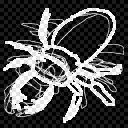
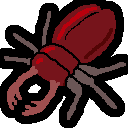
Layered file, before and after one edit (w=128, h=128). Changes by layer:
hid "Pasted Layer#2" over [0, 0, 128, 128]
added layer "New Layer#4" above "New Layer#16" over [7, 66, 60, 116]
added layer "New Layer#16" above "New Layer#5" over [72, 67, 93, 85]
added layer "New Layer#5" above "New Layer#15" over [67, 65, 99, 95]
added layer "New Layer#15" above "New Layer#14" over [65, 63, 98, 97]
added layer "New Layer#14" above "New Layer#3" over [63, 28, 113, 86]
added layer "New Layer#3" above "New Layer#13" over [32, 54, 70, 86]
added layer "New Layer#13" above "New Layer#12" over [30, 52, 72, 88]
added layer "New Layer#12" above "New Layer#2" over [44, 47, 55, 53]
added layer "New Layer#2" above "New Layer#11" over [40, 45, 80, 77]
added layer "New Layer#11" above "New Layer#10" over [38, 43, 82, 79]
added layer "New Layer#10" above "New Layer#1" over [57, 7, 97, 40]
added layer "New Layer#1" above "New Layer#7" over [52, 4, 116, 67]
added layer "New Layer#7" above "New Layer#18" over [27, 51, 41, 65]
added layer "New Layer#18" above "New Layer#9" over [4, 11, 51, 63]
added layer "New Layer#6" above "New Layer" over [67, 62, 126, 120]
hid "New Layer", opacity 100% → 25% over [3, 8, 122, 123]
hid "New Layer#8" over [4, 12, 124, 117]
hid "face#1", painted on it over [0, 0, 128, 128]
added layer "New Layer#22" above "New Layer#20" over [0, 0, 128, 128]
hid "Pasted Layer#1" over [0, 0, 128, 128]
